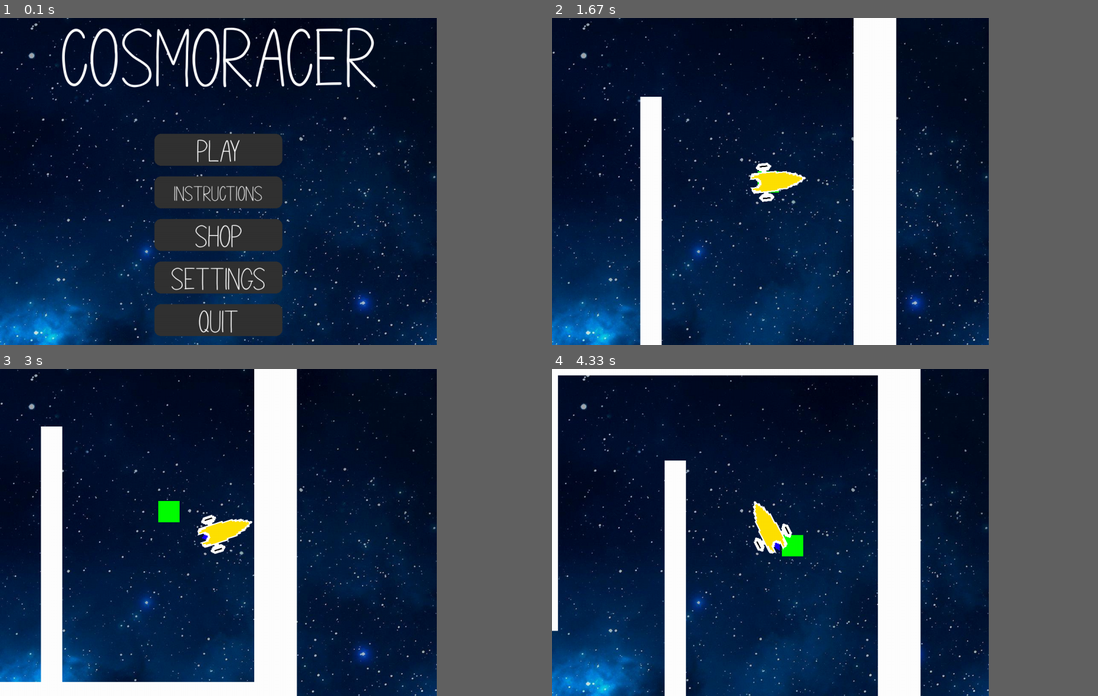
Above: before the commit, frames 1-4 (two rows, left to right).
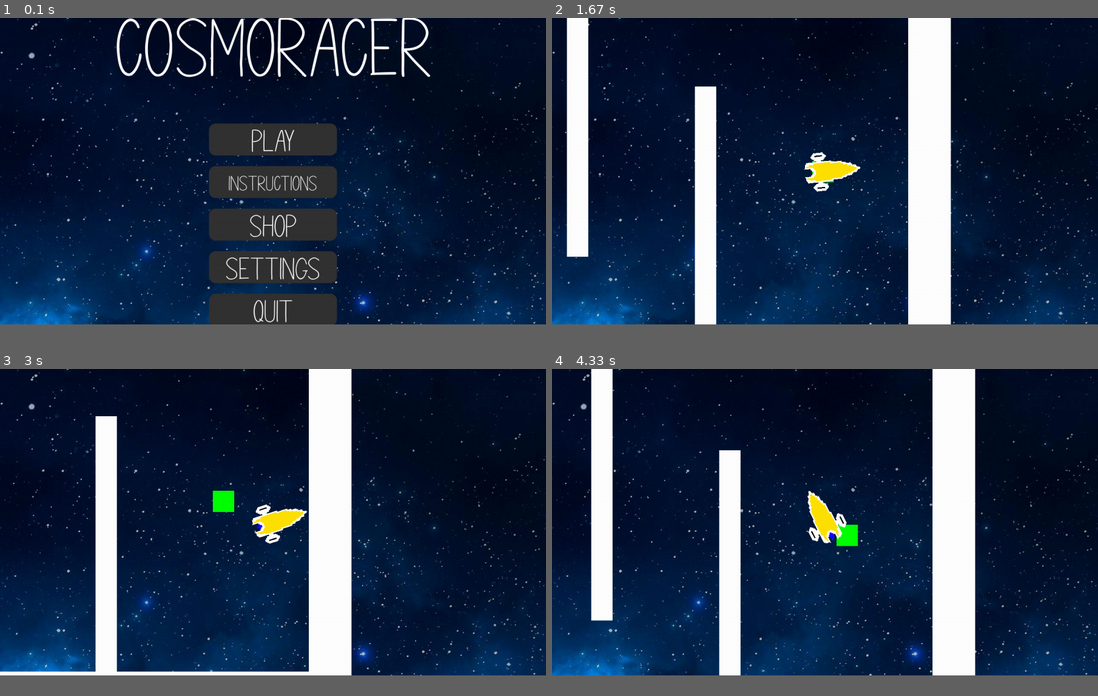
Above: after the commit, the same moments.

Repository: williamjamesj/pygame-project-williamjamesj
Game: pygame game, started from main.py
Same seed, same stepped clock (60 frames per second), same inputs: the game is played once before the commit and once after it.
Inputs (mouse positions are in pixels of both pictures, inside the frame that each line leads up to):
- Up to frame 1 (0.1 s): no input
- Up to frame 2 (1.67 s): click "Play" at 0.38 s; click "1" at 0.72 s; hold Right 1-1.47 s; move the mouse to (999, 161) at 1.03 s; hold Up from 1.5 s (still down)
- Up to frame 3 (3 s): release Up at 1.8 s; hold Right 1.83-2.3 s; hold Left 2.33-2.87 s
- Up to frame 4 (4.33 s): hold Left 3.23-3.63 s; hold Up 3.67-4.03 s; hold Right from 4.07 s (still down)
The window is 720x540 before the commit and 900x506 after it. Grey fills any space a smaller window leaves; there, only what the larger window draws over its background counts as a difference.

The runs differ from the first frame. In frame 1, 26% of the frame differs, in the area x 0-100%, y 0-100%; in frame 2, 32%; in frame 3, 28%; in frame 4, 35%.

Commit message:
added current ship and volume settings to the persistantdata database

Diff:
--- a/globalvariables.py
+++ b/globalvariables.py
@@ -8,7 +8,7 @@
 debug = False # Gives helpful features like fps counter, useful for debugging and object placement, not for the end-user to see.
 shop = None # The shop object, containing all of the functions regarding the shop.
 ownedShips = ["yellowspaceship"] # List of all of the ships the player can purchase.
-playercurrentship = ["yellowspaceship",10,0.1,3,1,0,1,0] # The current spaceship that the player spawns with.
+playercurrentship = None # The current spaceship that the player spawns with.
 
 '''Persistant Global Variables - Loaded each time the game runs'''
 lang = None # The currently selected language, read from localisation/lastlang on game initialisation.
--- a/main.py
+++ b/main.py
@@ -16,8 +16,8 @@
 # Defaults to Fullscreen Resolution
 pygame.display.set_caption('Cosmoracer')
 pygame.display.set_icon(pygame.image.load("resources/icon.png"))
-# globals.screen = pygame.display.set_mode((0,0), pygame.FULLSCREEN|pygame.NOFRAME) # Both of these options ensure compatibility across systems.
-globals.screen = pygame.display.set_mode((1024,768)) # The display resolution that is minimum.
+globals.screen = pygame.display.set_mode((0,0), pygame.FULLSCREEN|pygame.NOFRAME) # Both of these options ensure compatibility across systems.
+# globals.screen = pygame.display.set_mode((1024,768)) # The display resolution that is minimum.
 # Retrieves the size of the fullscreen window, important for properly positioning things on the screen
 info = pygame.display.Info()
 globals.dimensions = [info.current_w, info.current_h] # Dimensions of the screen
@@ -26,13 +26,18 @@
 FPS = 60
 fpsClock = pygame.time.Clock()
 globals.backgroundpicture = pygame.image.load("resources/background.jpg")
-globals.coins,globals.unlockedlevel,globals.ownedShips = load()
+globals.coins,globals.unlockedlevel,globals.ownedShips,globals.playercurrentship,musicvol,sfxvol = load()
 globals.ownedShips = globals.ownedShips.split('/')
+print(globals.playercurrentship)
+globals.playercurrentship = globals.playercurrentship.split('/')
+print(globals.playercurrentship)
 shop = shopScreen()
 menu = MenuObject()
 endsong = USEREVENT + 3
 pygame.mixer.music.set_endevent(endsong) # This was helpful for the event handling with music https://nerdparadise.com/programming/pygame/part3
 globals.audioHandler = AudioHandler()
+globals.audioHandler.musicvolume = musicvol
+globals.audioHandler.sfxvolume = sfxvol
 globals.audioHandler.nextSong()
 settings = settingsScreen()
 while globals.running: # The main loop can be stopped from any file
@@ -81,5 +86,8 @@
         globals.screen.blit(textobject, (0,0))
     pygame.display.flip()
     fpsClock.tick(FPS)
-save(globals.coins,globals.unlockedlevel,globals.ownedShips)
+newShip = []
+for i in globals.playercurrentship:
+    newShip.append(str(i))
+save(globals.coins,globals.unlockedlevel,globals.ownedShips,newShip,globals.audioHandler.musicvolume,globals.audioHandler.sfxvolume)
 sys.exit()
--- a/persistantdata.py
+++ b/persistantdata.py
@@ -4,21 +4,25 @@
                     id integer PRIMARY KEY,
                     coins integer NOT NULL,
                     level_complete integer NOT NULL,
-                    owned_ships TEXT NOT NULL
+                    owned_ships TEXT NOT NULL,
+                    playercurrentship TEXT NOT NULL,
+                    musicvol integer NOT NULL,
+                    sfxvol integer NOT NULL
                 );
 """)
 cursy.close()
 def load():
     cursy = sqlite3.connect("save.data").cursor()
-    data = cursy.execute("""SELECT coins,level_complete,owned_ships FROM saves
+    data = cursy.execute("""SELECT coins,level_complete,owned_ships,playercurrentship,musicvol,sfxvol FROM saves
                      ORDER BY id DESC
                      LIMIT 1;""").fetchall()
     if len(data) == 0:
-        data = [(0,1,"yellowspaceship")]
+        data = [(0,1,"yellowspaceship","yellowspaceship/10/0.1/3/1/0/1/0",10,10)]
     return(data[0])
-def save(coins,level_complete,owned_ships):
+def save(coins,level_complete,owned_ships,playercurrentship,musicvol,sfxvol):
     cursy = sqlite3.connect("save.data").cursor()
-    cursy.execute(f"""INSERT INTO saves(coins,level_complete,owned_ships) VALUES({coins},{level_complete},"{'/'.join(owned_ships)}");
+    print('/'.join(playercurrentship))
+    cursy.execute(f"""INSERT INTO saves(coins,level_complete,owned_ships,playercurrentship,musicvol,sfxvol) VALUES({coins},{level_complete},"{'/'.join(owned_ships)}","{'/'.join(playercurrentship)}",{musicvol},{sfxvol});
     """)
     cursy.connection.commit()
     cursy.close()
--- a/shop.py
+++ b/shop.py
@@ -6,7 +6,7 @@
 class shopScreen():
     def __init__(self):
         self.backbutton = buttons.Button(300,100,[0,globals.dimensions[1]/2-100],globals.screen, globals.languagesdict["back"],100)
-        self.spaceships = [["yellowspaceship",10,0.1,3,1,0,0],["redspaceship",15,0.2,5,2,10000,2],["bigspaceship",20,0.1,1,0.5,25000,5]] # The lists store ships in this order: appearance,maxspeed,acceleration,turnspeed,firerate
+        self.spaceships = [["yellowspaceship",10,0.1,3,1,0,0],["redspaceship",15,0.2,5,2,0,2],["bigspaceship",20,0.1,1,0.5,25000,5]] # The lists store ships in this order: appearance,maxspeed,acceleration,turnspeed,firerate
         self.spaceshipimages = []
         for i in self.spaceships:
             self.spaceshipimages.append(pygame.image.load(f"resources/spaceships/shopimages/{i[0]}.png"))
--- a/spaceship.py
+++ b/spaceship.py
@@ -25,10 +25,10 @@
         super().__init__() # Very important
         self.appearance = appearance
         self.imagelist = findImages(f"resources/spaceships/{str(appearance)}/")
-        self.maxspeed = maxspeed
-        self.acceleration = acceleration
-        self.direction = direction
-        self.turnspeed = turnspeed
+        self.maxspeed = int(maxspeed)
+        self.acceleration = float(acceleration)
+        self.direction = float(direction)
+        self.turnspeed = float(turnspeed)
         self.speed = 0
         self.image = pygame.transform.rotate(self.imagelist[0],direction)
         self.rect = self.image.get_rect(center=coords)
@@ -36,9 +36,9 @@
         self.percievedx = coords[0]
         self.percievedy = coords[1]
         self.canshoot = True
-        self.originalfirerate = firerate
-        self.firerate = firerate
-        self.shields = shields
+        self.originalfirerate = float(firerate)
+        self.firerate = float(firerate)
+        self.shields = int(shields)
         return
     def update(self,doThrust,doSlow,left,right,doshoot):
         if doThrust:
